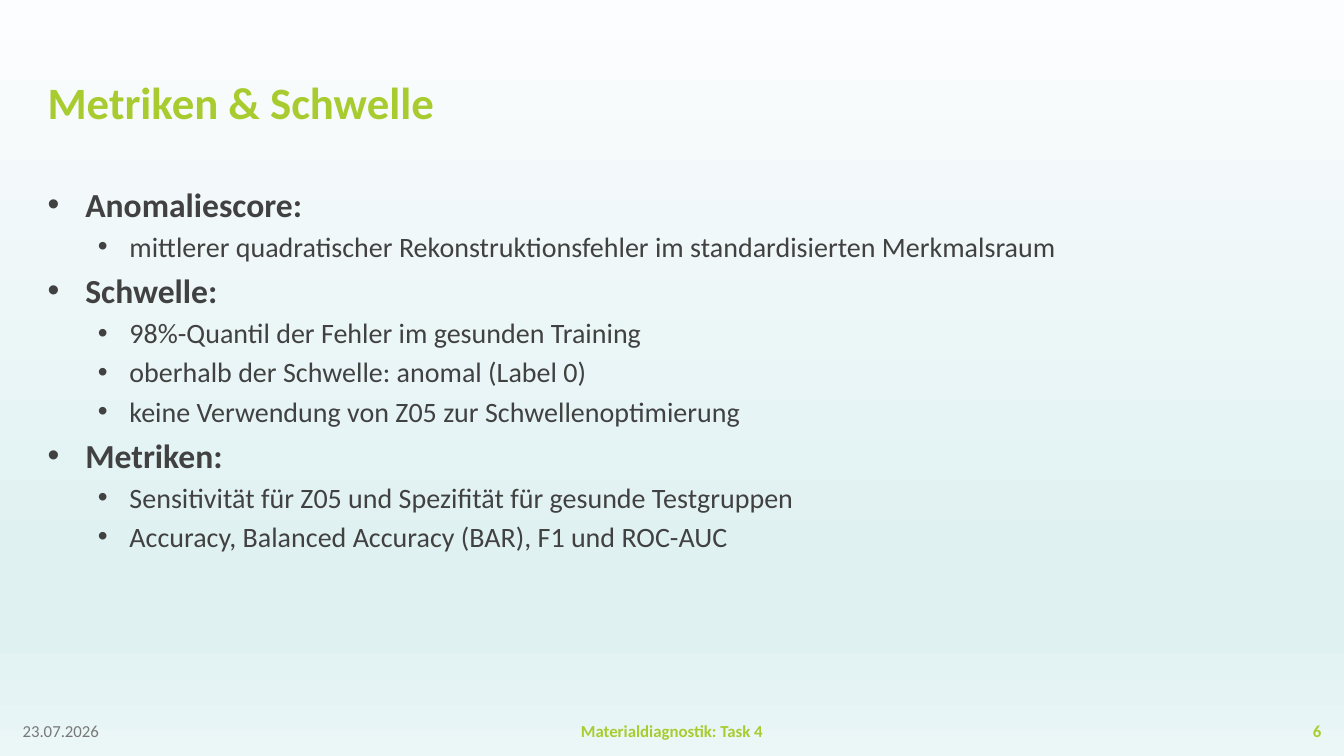
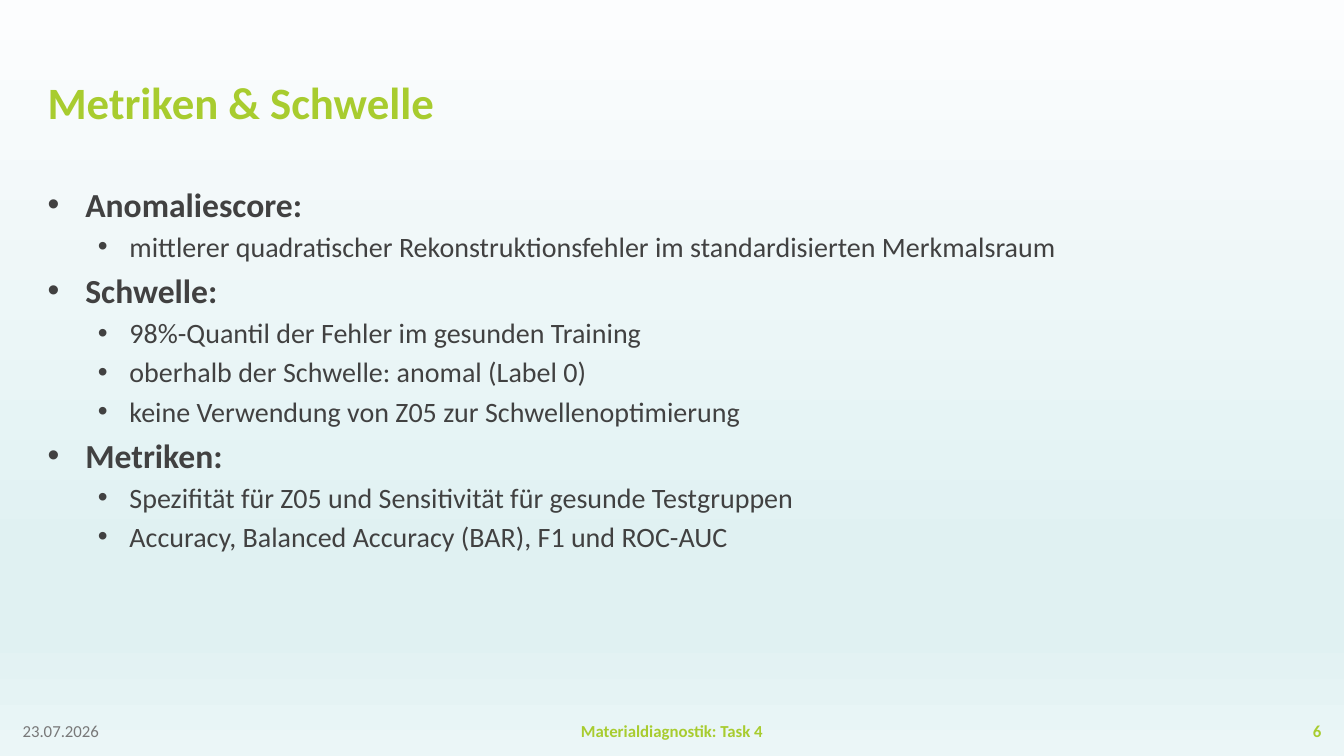
Before and after one commit to BGielczynski/AI_diagnostics, a slide deck: slide 6 of Task_4/Presentation_Task4.pptx. Drawn at 1344x756 pixels with LibreOffice and Linux fonts; fonts in the diff are those of the drawing; background and template pictures are left out. Boxes give left, top, right and bottom in pixels: in the first picture for what was removed or moved away, otherwise in the second. Text is boxed around its words. In the diff, an @@ line names an element or a change of style, - is before the commit and + after.

Commit message:
changed some words in pptx

```diff
--- a/Task_4/Presentation_Task4.pptx
+++ b/Task_4/Presentation_Task4.pptx
@@ text at (129,488,793,513): text changed @@
-  • Sensitivität für Z05 und Spezifität für gesunde Testgruppen
+  • Spezifität für Z05 und Sensitivität für gesunde Testgruppen
```
